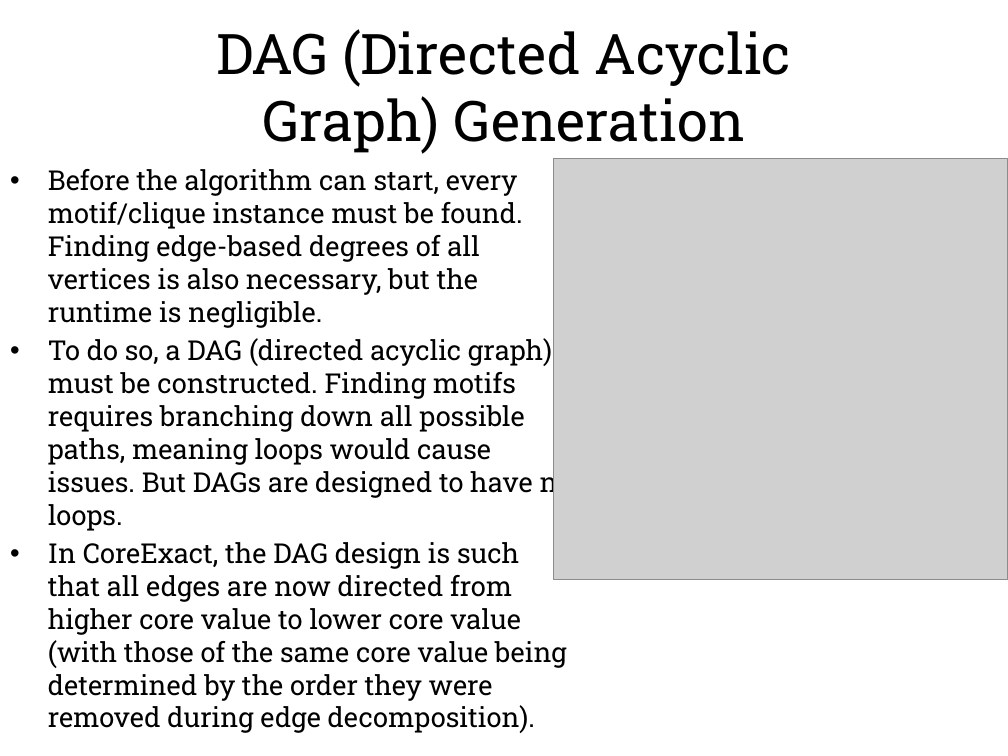
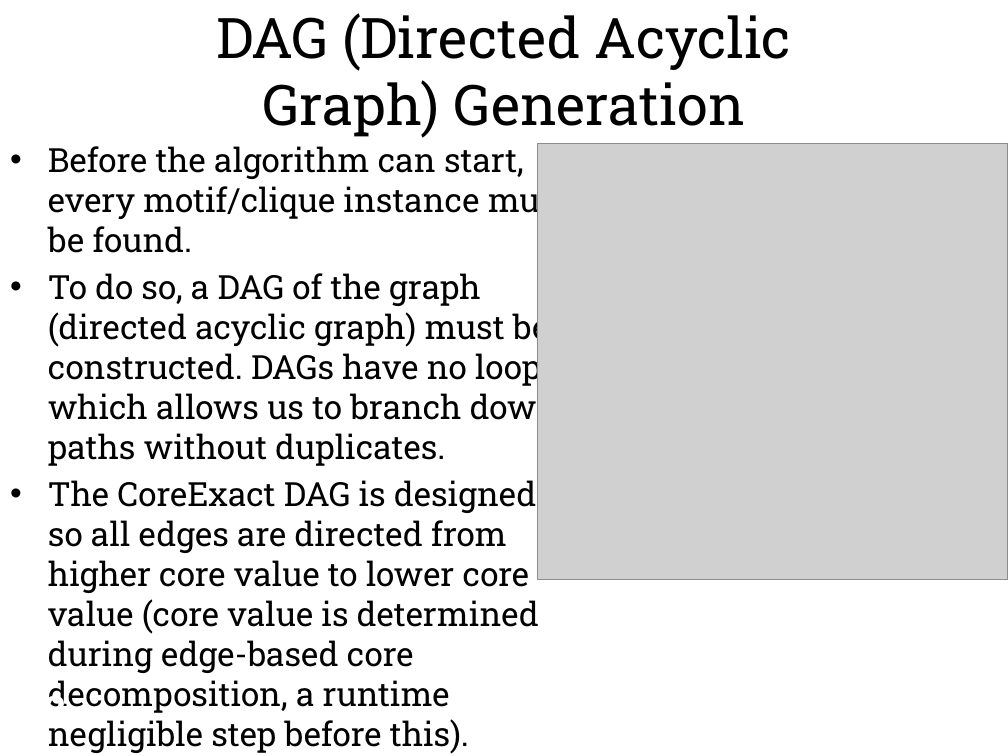
Before and after one commit to hgareau/DensestSubgraphDiscovery, a slide deck: slide 14 of Thesis Defense Presentation.pptx (slide 17 before the commit). Drawn at 1008x756 pixels with LibreOffice and Linux fonts; fonts in the diff are those of the drawing; grey boxes stand for pictures; background and template pictures are left out. Boxes give left, top, right and bottom in pixels: in the first picture for what was removed or moved away, otherwise in the second. Text is boxed around its words. In the diff, an @@ line names an element or a change of style, - is before the commit and + after.

Commit message:
Trimmed down and formatted Defense presentation.

```diff
--- a/Thesis Defense Presentation.pptx
+++ b/Thesis Defense Presentation.pptx
@@ text "DAG (Directed Acyclic Graph) Generation": place and size @@
-text "DAG (Directed Acyclic Graph) Generation" at bbox=[217, 29, 791, 154]
+text "DAG (Directed Acyclic Graph) Generation" at bbox=[217, 13, 791, 138]
@@ text at bbox=[48, 146, 568, 673]: text changed; size 19.6 to 23.8 pt @@
-• Before the algorithm can start, every motif/clique instance must be found. Finding edge-based degrees of all vertices is also necessary, but the runtime is negligible.
-• To do so, a DAG (directed acyclic graph) must be constructed. Finding motifs requires branching down all possible paths, meaning loops would cause issues. But DAGs are designed to have no loops.
-• In CoreExact, the DAG design is such that all edges are now directed from higher core value to lower core value (with those of the same core value being determined by the order they were removed during edge decomposition).
+• Before the algorithm can start, every motif/clique instance must be found.
+• To do so, a DAG of the graph (directed acyclic graph) must be constructed. DAGs have no loops which allows us to branch down paths without duplicates.
+• The CoreExact DAG is designed so all edges are directed from higher core value to lower core value (core value is determined during edge-based core decomposition, a runtime negligible step before this).
@@ picture: place and size @@
-picture at bbox=[553, 158, 1008, 580]
+picture at bbox=[537, 143, 1008, 580]
@@ text added at bbox=[27, 689, 66, 735], 28 pt, text #FFFFFF, bold @@
+13
```
Also in this commit, not shown: 41 other slides changed, 5 slides added, 4 slides removed, 2 other files.
